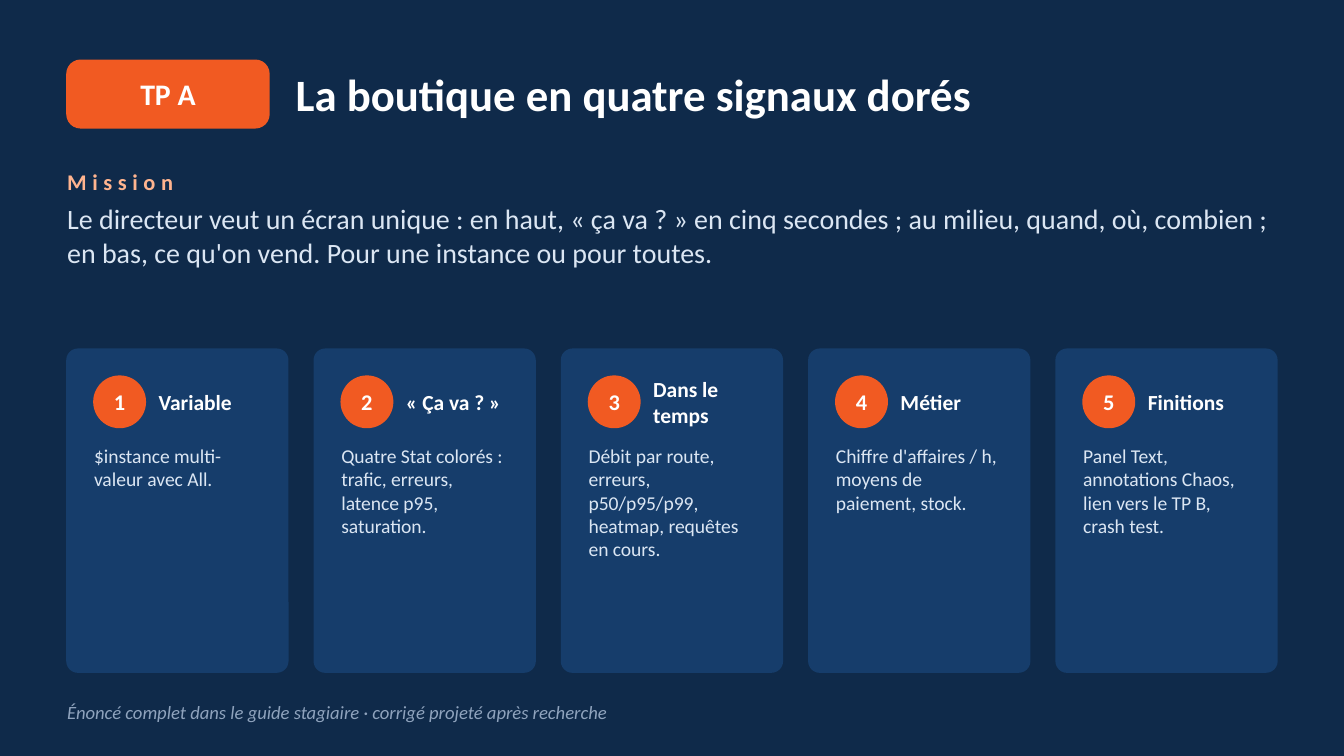
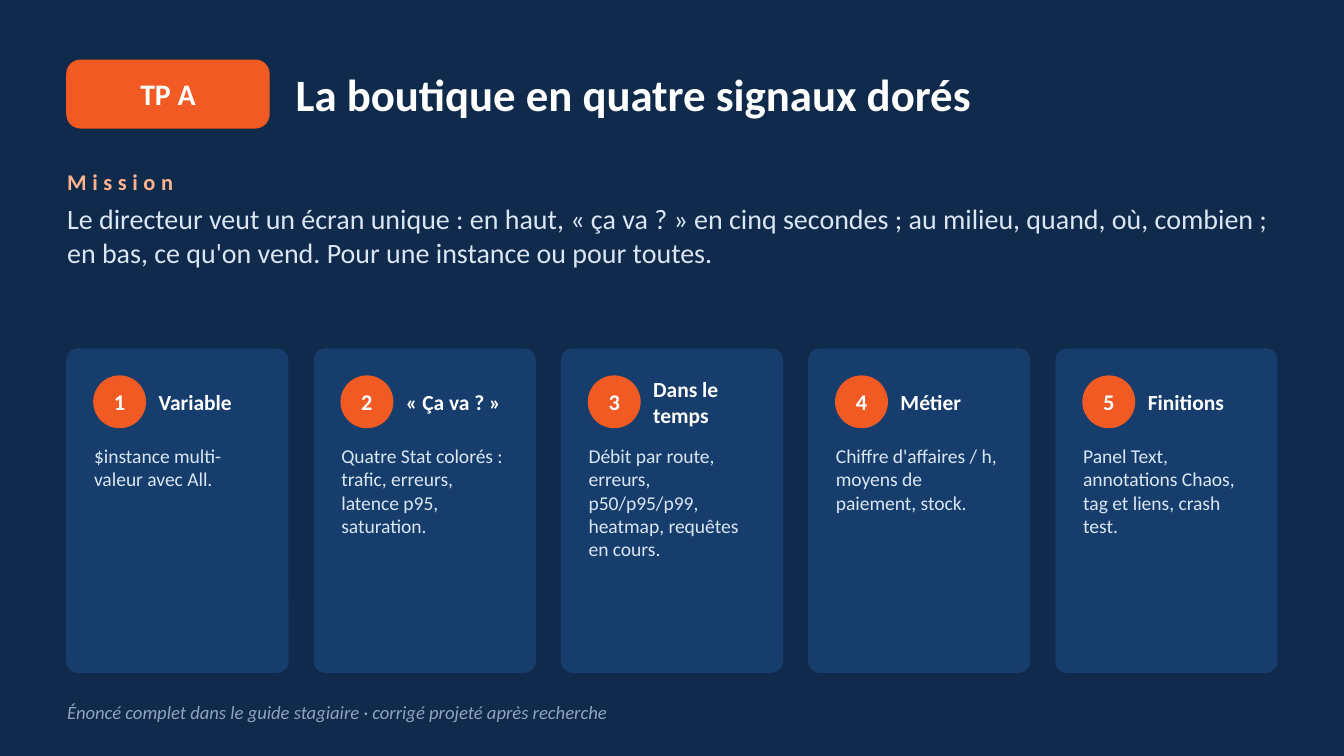
Before and after one commit to yparent/formation-observabilite-lab, a slide deck: slide 17 of docs/slides/Jour3-Prometheus-Grafana.pptx. Drawn at 1344x756 pixels with LibreOffice and Linux fonts; fonts in the diff are those of the drawing. Boxes give left, top, right and bottom in pixels: in the first picture for what was removed or moved away, otherwise in the second. Text is boxed around its words. In the diff, an @@ line names an element or a change of style, - is before the commit and + after.

```diff
--- a/docs/slides/Jour3-Prometheus-Grafana.pptx
+++ b/docs/slides/Jour3-Prometheus-Grafana.pptx
@@ text at (x1=1083, y1=449, x2=1235, y2=533): text changed @@
-Panel Text, annotations Chaos, lien vers le TP B, crash test.
+Panel Text, annotations Chaos, tag et liens, crash test.
```
Also in this commit, not shown: 2 other slides changed, 9 other files.
